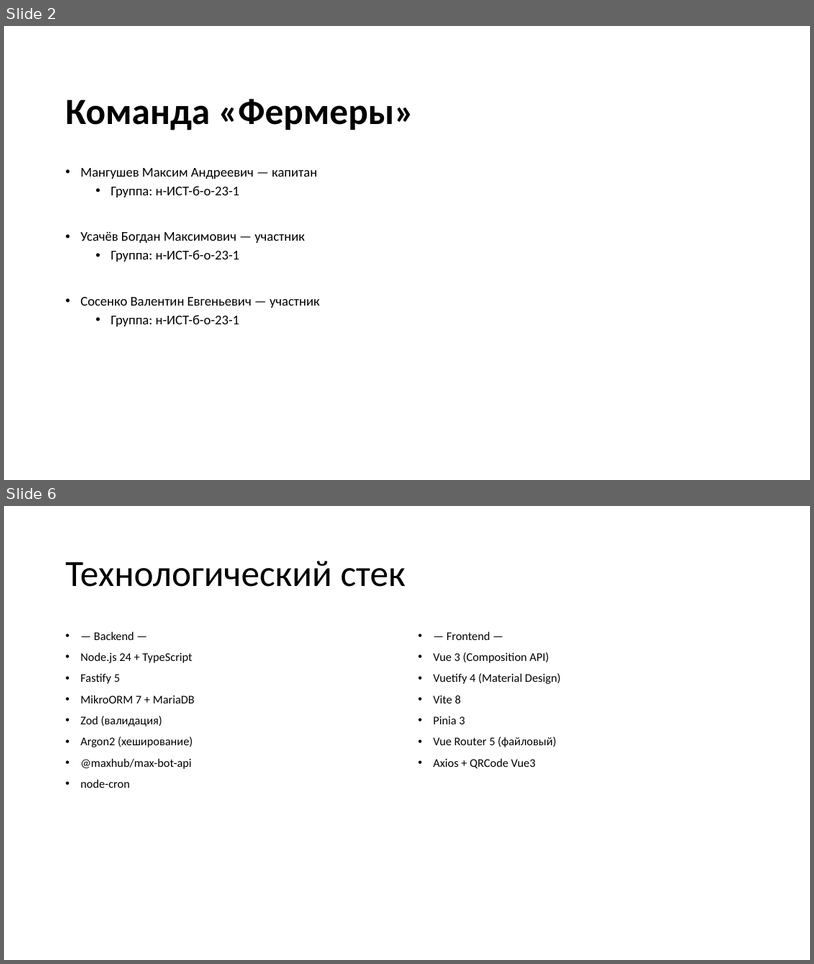
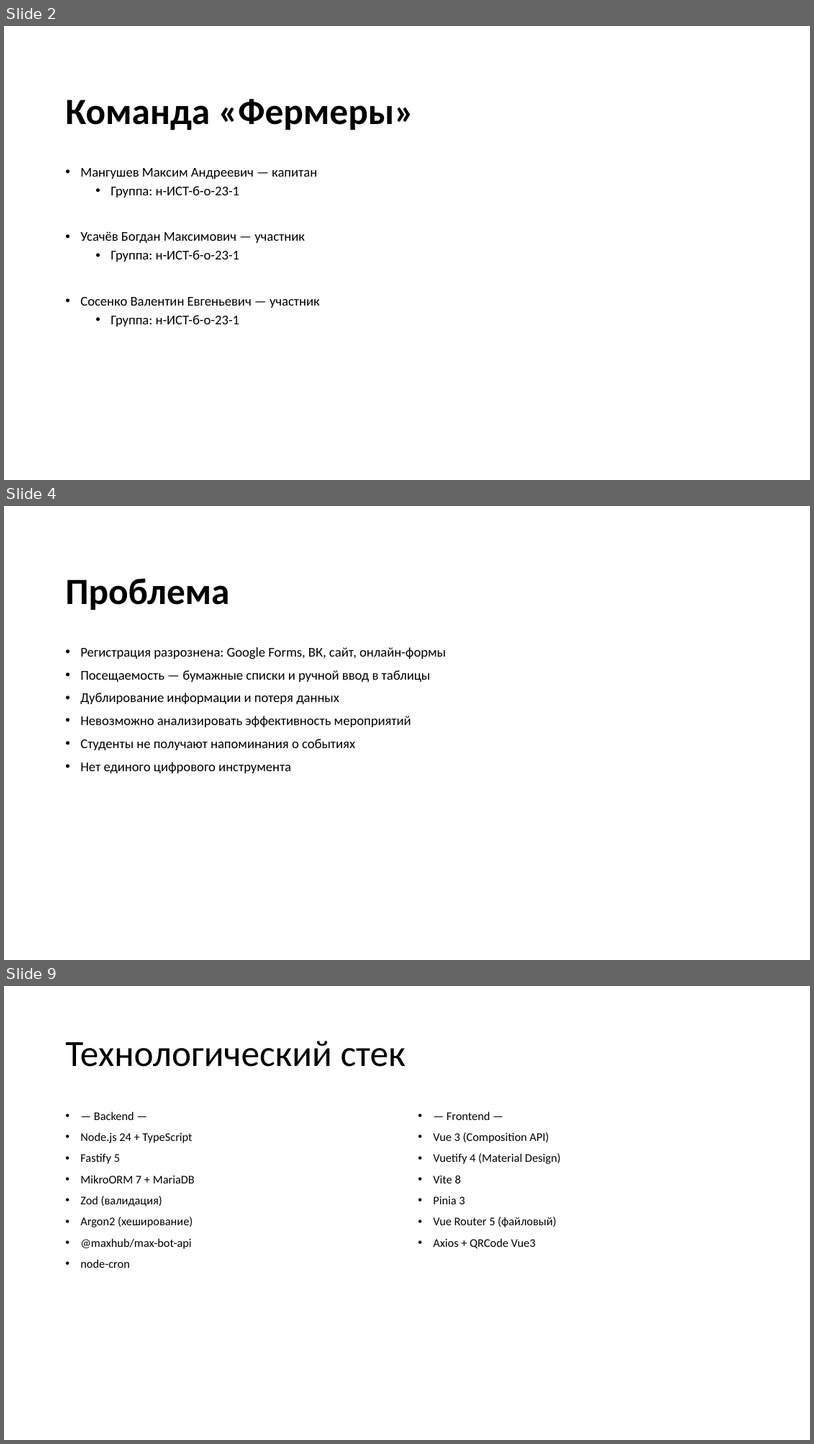
Before and after one commit to ThisIsLamer/ncfu-bot, a slide deck: Документы/Презентация_NCFU_Events.pptx. Shown one above the other, each under a label of ours: slides 2 and 6 before the commit, slides 2, 4 and 9 after it; the slides between them are not shown. The pictures are 814x964 and 814x1444 pixels, drawn with LibreOffice and Linux fonts; fonts in the diff are those of the drawing; background and template pictures are left out. Boxes give left, top, right and bottom in pixels: in the first picture for what was removed or moved away, otherwise in the second. Text is boxed around its words. In the diff, an @@ line names an element or a change of style, - is before the commit and + after.

```diff
--- a/Документы/Презентация_NCFU_Events.pptx
+++ b/Документы/Презентация_NCFU_Events.pptx
@@ slide 4 added at [4,506,810,960], background picture (left out) @@
@@ title added at [65,578,229,610], 44 pt, text #000000, bold @@
+Проблема
@@ text added at [80,647,446,773], 16 pt, text #000000 @@
+• Регистрация разрознена: Google Forms, ВК, сайт, онлайн-формы
+• Посещаемость — бумажные списки и ручной ввод в таблицы
+• Дублирование информации и потеря данных
+• Невозможно анализировать эффективность мероприятий
+• Студенты не получают напоминания о событиях
+• Нет единого цифрового инструмента
@@ what was slide 6 is now slide 9 @@
```
Also in this commit, not shown: 3 slides changed, 4 other slides added, 1 slide removed.
